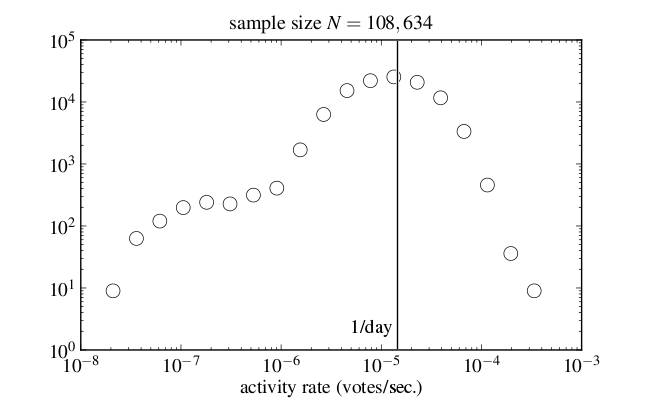
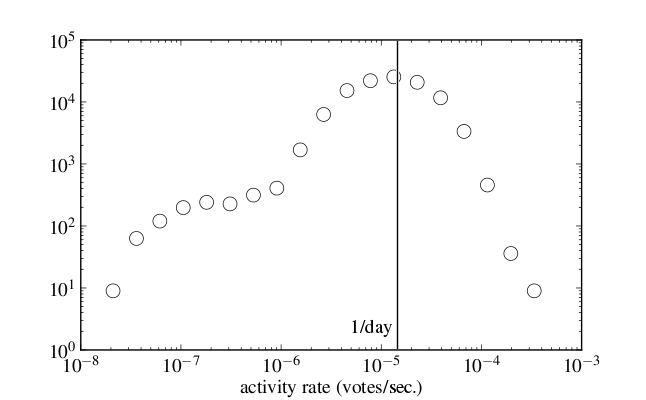
Two versions of the same layered image (646px x 400px). Layer-by-layer changes:
added layer "Livello incollato#2" above "Nuovo livello" over (x1=230, y1=15, x2=433, y2=34)
